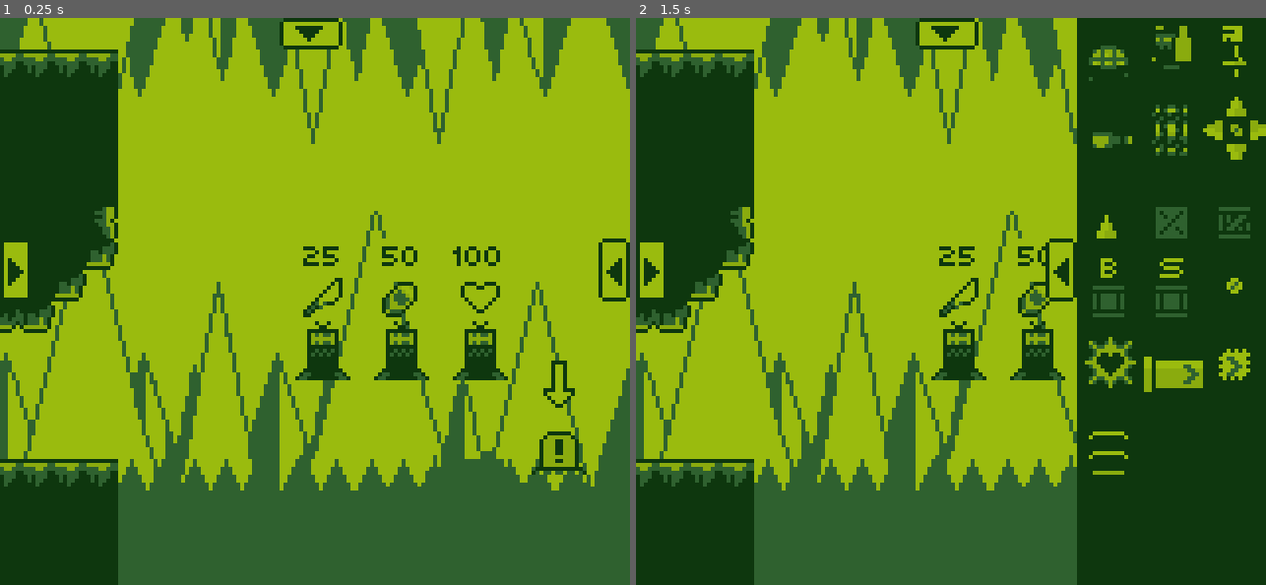
Above: before the commit, frames 1-2 (left to right).
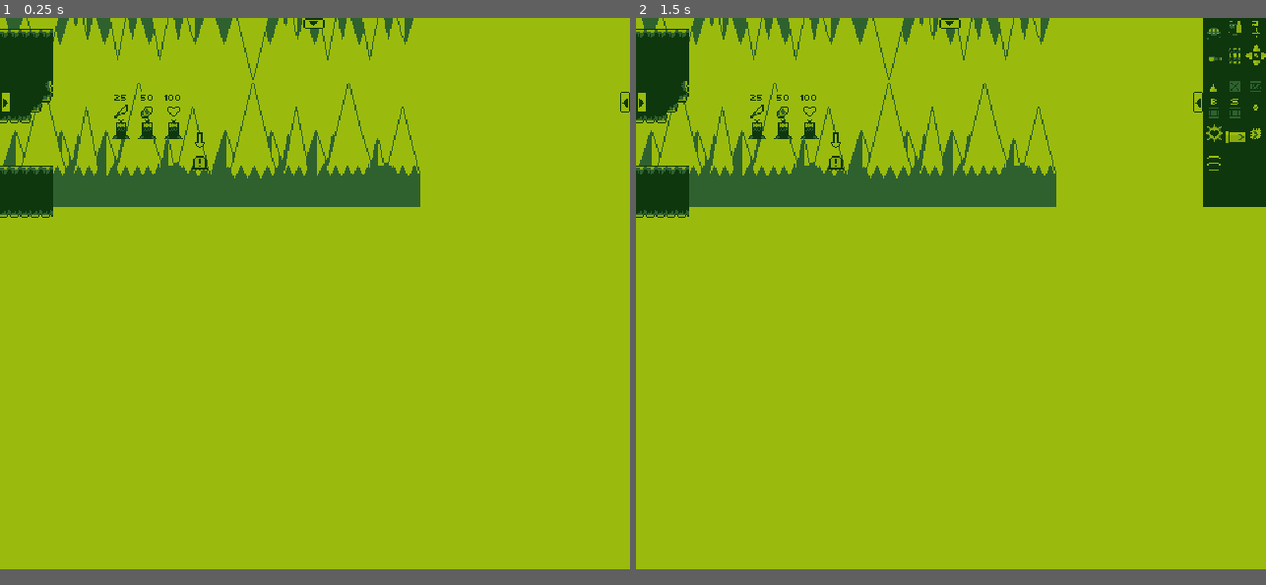
Above: after the commit, the same moments.

Repository: AlanRostem/TurboTrooper
Game: Godot game, scene res://scenes/editor/Editor.tscn
Two runs of this game, one before a commit and one after it. Both use one fixed random seed, a clock stepped at 60 frames per second and the inputs below. Sound files missing from this copy of the repository are replaced by a short silence.
Inputs (mouse positions are in pixels of both pictures, inside the frame that each line leads up to; where the layout moved, square brackets give the same spot in the first picture):
- Up to frame 1 (0.25 s): no input
- Up to frame 2 (1.5 s): click (1259, 103) [1253, 267] at 0.5 s; click (1215, 29) [1108, 52] at 1.25 s
In our replay, the window is 640x576 before the commit and 640x560 after it. These sizes can differ from the game's own. Grey fills any space a smaller window leaves; there, only what the larger window draws over its background counts as a difference.

The runs differ from the first frame. In frame 1, 40% of the frame differs, in the area x 0-100%, y 0-100%; in frame 2, 57%.

Commit message:
i guess i have to leaving it like this...

Diff:
--- a/project/project.godot
+++ b/project/project.godot
@@ -97,8 +97,8 @@
 
 [display]
 
-window/size/width=160
-window/size/height=144
+window/size/width=480
+window/size/height=420
 window/size/test_width=640
 window/size/test_height=576
 window/stretch/mode="viewport"
--- a/project/scenes/editor/Editor.tscn
+++ b/project/scenes/editor/Editor.tscn
@@ -133,8 +133,8 @@
 [node name="Canvas" type="Control" parent="."]
 anchor_left = 0.5
 anchor_right = 0.5
-margin_left = -80.0
-margin_right = 80.0
+margin_left = -240.0
+margin_right = -80.0
 margin_bottom = 144.0
 script = ExtResource( 2 )
 __meta__ = {
@@ -164,11 +164,12 @@
 anchor_top = 0.5
 anchor_right = 1.0
 anchor_bottom = 0.5
-margin_top = -72.0
-margin_right = 48.0
-margin_bottom = 72.0
+margin_top = -210.0
+margin_right = 48.0
+margin_bottom = -66.0
 custom_styles/panel = SubResource( 1 )
 __meta__ = {
+"_edit_group_": true,
 "_edit_use_anchors_": false
 }
 
@@ -380,8 +381,8 @@
 anchor_top = 0.5
 anchor_bottom = 0.5
 margin_left = -40.0
-margin_top = -72.0
-margin_bottom = 72.0
+margin_top = -210.0
+margin_bottom = -66.0
 custom_styles/panel = SubResource( 1 )
 __meta__ = {
 "_edit_use_anchors_": false
@@ -459,10 +460,11 @@
 __type = 8
 
 [node name="FileDialog" type="FileDialog" parent="."]
-margin_left = 8.0
-margin_top = 56.0
-margin_right = 416.0
-margin_bottom = 360.0
+visible = true
+margin_left = 16.0
+margin_top = 176.0
+margin_right = 480.0
+margin_bottom = 400.0
 resizable = true
 __meta__ = {
 "_edit_use_anchors_": false
